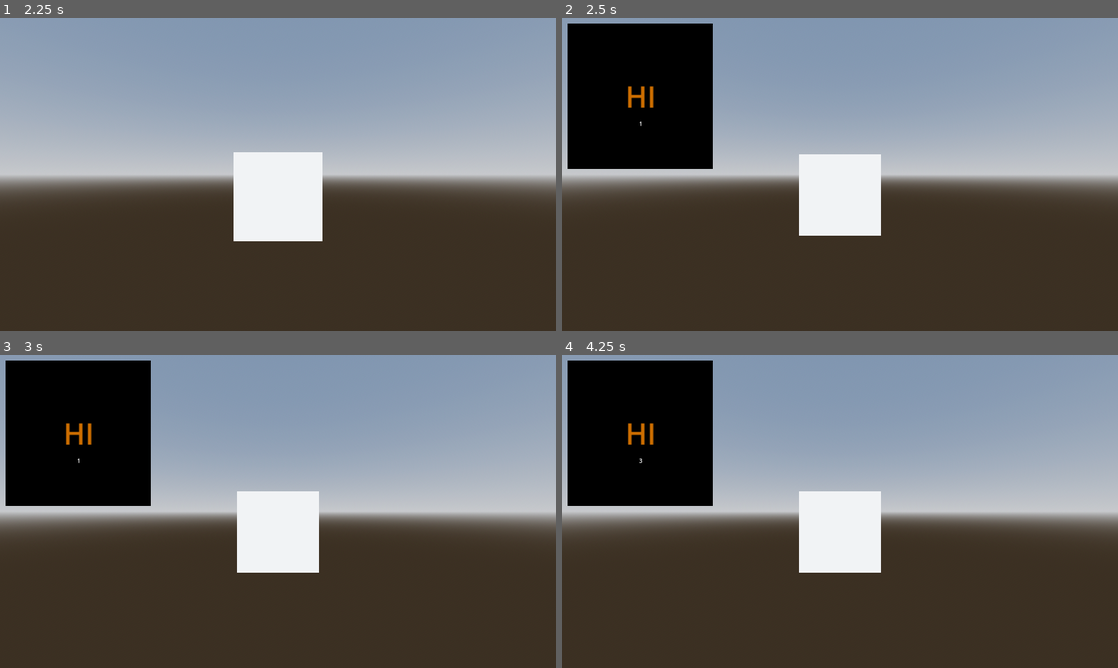
Above: before the commit, frames 1-4 (two rows, left to right).
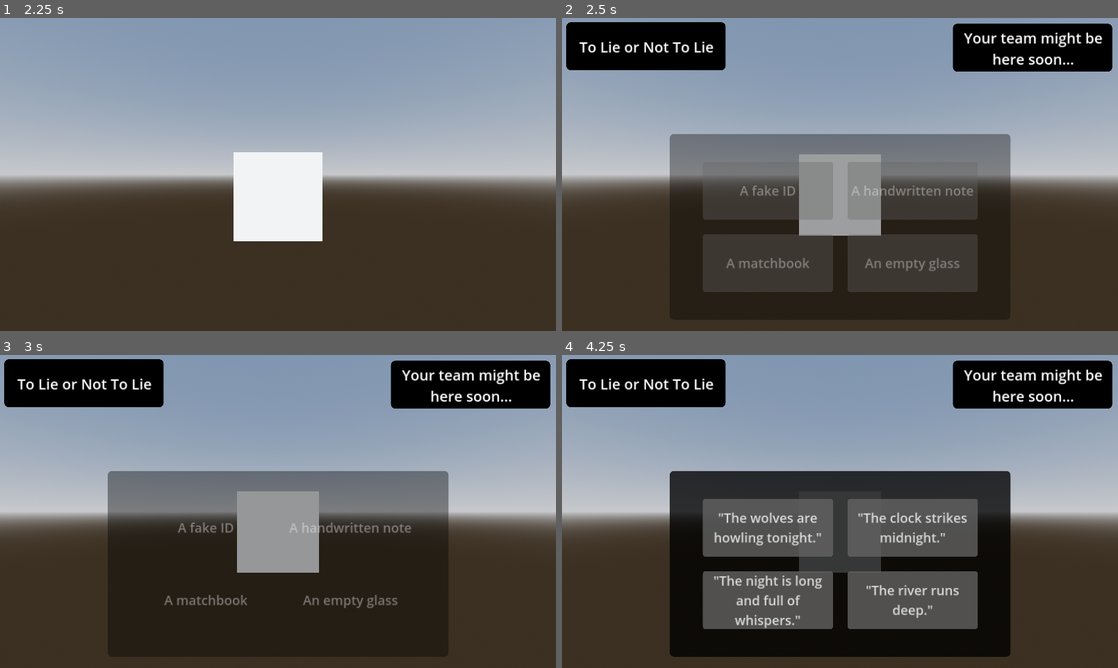
Above: after the commit, the same moments.

Repository: ZaneWallace20/Game_Jam
Game: Godot game, scene res://Scenes/home.tscn
Two runs of this game, one before a commit and one after it. Both use one fixed random seed, a clock stepped at 60 frames per second and the inputs below.
Inputs (mouse positions are in pixels of both pictures, inside the frame that each line leads up to):
- Up to frame 1 (2.25 s): click "Start" at 0.5 s; tap Enter at 1.25 s
- Up to frame 2 (2.5 s): no input
- Up to frame 3 (3 s): click (205, 527) at 2.75 s, where only the run after the commit has a clickable "A fake ID"
- Up to frame 4 (4.25 s): click (767, 527) at 3.5 s, where only the run after the commit has a clickable "'All targets have been neutra…"

Frame 1 is identical in both runs. In frame 2, 26% of the frame differs, in the area x 0-99%, y 1-81%; in frame 3, 28%; in frame 4, 48%, in the area x 0-99%, y 1-97%.
Error after the commit: Out of bounds get index '0' (on base: 'Array[Dictionary]') (res://Scene_Code/main_room.gd:46)

Commit message:
Prototype
Got a it working, currently cannot win/lose. Needs option to say the truth or to risk the lie. Will need some sort of tutorial. Happy with the progress thus far.

Diff:
--- a/Game/Files/questions.json
+++ b/Game/Files/questions.json
@@ -344,18 +344,18 @@
 		"Yes",
 		"No",
 		"Only if absolutely necessary",
-		"Only if attacked",
+		"Only if attacked"
 	  ]
 	},
 		{
-	  "question": "Does your team know you are hear",
+	  "question": "Does your team know you are here?",
 	  "is_mcq": true,
 	  "user_data": "",
 	  "options": [
 		"Yes",
 		"No",
 		"They will never know",
-		"They will know in under an hour",
+		"They will know in under an hour"
 	  ]
 	}
   ]
--- /dev/null
+++ b/Game/Imports/file_pross.gd
@@ -0,0 +1,19 @@
+
+extends Node
+
+
+func get_questions():
+
+	var data = JSON.parse_string(read("res://Files/questions.json"))
+
+	return data
+
+func read(filePath):
+
+	var file = FileAccess.open(filePath, FileAccess.READ)
+	if !FileAccess.file_exists(filePath):
+		return "0"
+	var content = file.get_as_text()
+	file.close()
+
+	return content
--- /dev/null
+++ b/Game/Imports/hud_button_label.tres
@@ -0,0 +1,9 @@
+[gd_resource type="LabelSettings" load_steps=2 format=3 uid="uid://kxbg6jrxfnpu"]
+
+[sub_resource type="SystemFont" id="SystemFont_v0agg"]
+font_names = PackedStringArray("Segoe UI")
+font_weight = 700
+
+[resource]
+font = SubResource("SystemFont_v0agg")
+font_size = 45
--- /dev/null
+++ b/Game/Imports/hud_label.tres
@@ -0,0 +1,9 @@
+[gd_resource type="LabelSettings" load_steps=2 format=3 uid="uid://p0nca57h64lu"]
+
+[sub_resource type="SystemFont" id="SystemFont_v0agg"]
+font_names = PackedStringArray("Segoe UI")
+font_weight = 700
+
+[resource]
+font = SubResource("SystemFont_v0agg")
+font_size = 50
--- /dev/null
+++ b/Game/Imports/panel.tres
@@ -0,0 +1,8 @@
+[gd_resource type="StyleBoxFlat" format=3 uid="uid://dppmslabyii8x"]
+
+[resource]
+bg_color = Color(0, 0, 0, 1)
+corner_radius_top_left = 15
+corner_radius_top_right = 15
+corner_radius_bottom_right = 15
+corner_radius_bottom_left = 15
--- a/Game/Scene_Code/hud.gd
+++ b/Game/Scene_Code/hud.gd
@@ -1,15 +1,53 @@
-extends Node2D
-@onready var seconds: Label = $ColorRect/Label/Seconds
-@onready var hud: Node2D = $"."
+extends Control
+@onready var hud: Control = $"."
+@onready var button_grid: GridContainer = $buttons_background/button_grid
+@onready var button: Button = $buttons_background/button_grid/temp_button
 
+@onready var animation_player: AnimationPlayer = $AnimationPlayer
+@onready var buttons_background: Panel = $buttons_background
+
+@onready var main_room := $".."
 var total_seconds = 0
+
+func reset_grid():
+	button.get_child(0).text = "Lie"
+
+	var temp_button = button.duplicate()
+
+	temp_button.get_child(0).text = "Truth"
+
+	button_grid.add_child(temp_button)
+	button_grid.set_anchors_preset(Control.PRESET_CENTER)
+
+func set_up_questions(data: Array):
+	animation_player.play("show_buttons")
+	for i in button_grid.get_children():
+		if i.name != "temp_button":
+			i.free()
+	button.disabled = false
+	button.disconnect("pressed",self.pressed)
+	button.connect("pressed",self.pressed.bind(data[0]))
+	button.get_child(0).text = data[0]
+	data.pop_at(0)
+
+
+	for i in data:
+		var temp_button = button.duplicate()
+		temp_button.disconnect("pressed",self.pressed)
+		temp_button.connect("pressed",self.pressed.bind(i))
+		temp_button.get_child(0).text = i
+		button_grid.add_child(temp_button)
 
 # Called when the node enters the scene tree for the first time.
 func _ready() -> void:
-	pass # Replace with function body.
+	button.connect("pressed",self.pressed.bind(""))
+
+	reset_grid()
 
 
-# Called every frame. 'delta' is the elapsed time since the previous frame.
-func _process(delta: float) -> void:
-	seconds.text = str(round(total_seconds))
-	total_seconds += delta
+func pressed(data: String) -> void:
+	animation_player.play_backwards("show_buttons")
+	main_room.answered_question(data)
+	print("CLICK")
+	for i in button_grid.get_children():
+		i.disabled = true
--- a/Game/Scene_Code/main_room.gd
+++ b/Game/Scene_Code/main_room.gd
@@ -1,17 +1,138 @@
 extends Node3D
 
 @onready var animation_player: AnimationPlayer = $AnimationPlayer
-@onready var hud: Node2D = $Hud
+@onready var hud: Control = $Hud
+
+@onready var static_player: AudioStreamPlayer = $static
+
+
+var voices: Array[Dictionary] = DisplayServer.tts_get_voices()
+
+var static_playing = false
+
+var questions: Array
+
+var File_Pros = preload("res://Imports/file_pross.gd").new()
+
+var rng = RandomNumberGenerator.new()
+
+var correct = [
+	"Very well",
+	"Ok, moving on.",
+	"Noted",
+	"I see",
+	"Unexpected result",
+	"This cooperation will help you."
+
+	]
+
+var correct_num = 0
+
+var incorrect = [
+	"Lying gets you nowhere.","I fail to understand.",
+	"Lying will only make me want to kill you more.",
+	"Do you want to die here?",
+	"Do you think you are helping your country with this lie?",
+	"What do you have to gain with lying.",
+	"Don't test our patience."
+	]
+
+var incorrect_num = 0
+
+var question_num = 0
+func speek(text: String):
+
+	static_player.play()
+	var selected_voice = voices[0]["id"]
+
+	static_playing = true
+	DisplayServer.tts_speak(text, selected_voice,50,0,0.9)
+	while DisplayServer.tts_is_speaking():
+		await get_tree().create_timer(0.25).timeout
+
+
+func speek_correct():
+	await get_tree().create_timer(0.5).timeout
+	speek(correct[correct_num])
+	correct_num += 1
+
+	if correct_num == len(correct):
+		correct_num = 0
+		correct.shuffle()
+
+func speek_incorrect():
+
+	speek(incorrect[incorrect_num])
+	incorrect_num += 1
+
+	if incorrect_num == len(incorrect):
+		incorrect_num = 0
+		incorrect.shuffle()
+
+func ask_question():
+
+	await speek(questions[question_num]["question"])
+
+
+	var loop_amount = 4
+
+	var temp_ask = questions[question_num]["options"].duplicate(true)
+	var send_data = []
+
+	if questions[question_num]["user_data"] != "":
+		send_data = [questions[question_num]["user_data"]]
+		temp_ask.pop_at(temp_ask.find(send_data))
+		loop_amount = 3
+		print(send_data)
+		print(temp_ask)
+		print("\n\n\n\n")
+
+
+	for i in range(loop_amount):
+		var option_num = rng.randi_range(0,len(temp_ask)-1)
+		send_data.append(temp_ask[option_num])
+		temp_ask.pop_at(option_num)
+
+	send_data.shuffle()
+
+	hud.set_up_questions(send_data)
 
 # Called when the node enters the scene tree for the first time.
 func _ready() -> void:
 	animation_player.play("zoom_out")
+	questions = File_Pros.get_questions()["lies"]
+	questions.shuffle()
+	correct.shuffle()
+	incorrect.shuffle()
 
 
 func _on_animation_player_animation_finished(anim_name: StringName) -> void:
 	if anim_name == "zoom_out":
 		hud.visible = true
+		Input.mouse_mode = Input.MOUSE_MODE_VISIBLE
+		await speek("Testing testing, it is time to start. We will be using this voice modifier for, obvious reasons.")
+
+		ask_question()
+
+func answered_question(data: String):
+	if questions[question_num]["user_data"] == "":
+		await speek_correct()
+		questions[question_num]["user_data"] = data
+	elif questions[question_num]["user_data"] == data:
+		await speek_correct()
+	else:
+		await speek_incorrect()
+
+	question_num += 1
+	if question_num >= len(questions)/ 2:
+		questions.shuffle()
+		question_num = 0
+
+
+	ask_question()
 
 # Called every frame. 'delta' is the elapsed time since the previous frame.
 func _process(delta: float) -> void:
-	pass
+	if !DisplayServer.tts_is_speaking() && static_playing:
+		static_player.stop()
+		static_playing = false
--- a/Game/Scenes/hud.tscn
+++ b/Game/Scenes/hud.tscn
@@ -1,25 +1,260 @@
-[gd_scene load_steps=4 format=3 uid="uid://mwp1yp21x23k"]
+[gd_scene load_steps=19 format=3 uid="uid://mwp1yp21x23k"]
 
 [ext_resource type="Script" path="res://Scene_Code/hud.gd" id="1_a7ow0"]
-
-[sub_resource type="LabelSettings" id="LabelSettings_6d1l5"]
-font_size = 100
-font_color = Color(0.803922, 0.431373, 0, 1)
-
-[sub_resource type="LabelSettings" id="LabelSettings_sqhi8"]
-font_size = 20
-
-[node name="Hud" type="Node2D"]
+[ext_resource type="LabelSettings" uid="uid://p0nca57h64lu" path="res://Imports/hud_label.tres" id="2_23xcy"]
+[ext_resource type="StyleBox" uid="uid://dppmslabyii8x" path="res://Imports/panel.tres" id="2_nscj8"]
+[ext_resource type="LabelSettings" uid="uid://kxbg6jrxfnpu" path="res://Imports/hud_button_label.tres" id="3_f506y"]
+
+[sub_resource type="Animation" id="Animation_s2vj2"]
+length = 0.001
+tracks/0/type = "bezier"
+tracks/0/imported = false
+tracks/0/enabled = true
+tracks/0/path = NodePath(".:modulate:r")
+tracks/0/interp = 1
+tracks/0/loop_wrap = true
+tracks/0/keys = {
+"handle_modes": PackedInt32Array(0),
+"points": PackedFloat32Array(1, -0.125, 0, 0.125, 0),
+"times": PackedFloat32Array(0)
+}
+tracks/1/type = "bezier"
+tracks/1/imported = false
+tracks/1/enabled = true
+tracks/1/path = NodePath(".:modulate:g")
+tracks/1/interp = 1
+tracks/1/loop_wrap = true
+tracks/1/keys = {
+"handle_modes": PackedInt32Array(0),
+"points": PackedFloat32Array(1, -0.125, 0, 0.125, 0),
+"times": PackedFloat32Array(0)
+}
+tracks/2/type = "bezier"
+tracks/2/imported = false
+tracks/2/enabled = true
+tracks/2/path = NodePath(".:modulate:b")
+tracks/2/interp = 1
+tracks/2/loop_wrap = true
+tracks/2/keys = {
+"handle_modes": PackedInt32Array(0),
+"points": PackedFloat32Array(1, -0.125, 0, 0.125, 0),
+"times": PackedFloat32Array(0)
+}
+tracks/3/type = "bezier"
+tracks/3/imported = false
+tracks/3/enabled = true
+tracks/3/path = NodePath(".:modulate:a")
+tracks/3/interp = 1
+tracks/3/loop_wrap = true
+tracks/3/keys = {
+"handle_modes": PackedInt32Array(0),
+"points": PackedFloat32Array(0, -0.125, 0, 0.125, 0),
+"times": PackedFloat32Array(0)
+}
+tracks/4/type = "value"
+tracks/4/imported = false
+tracks/4/enabled = true
+tracks/4/path = NodePath(".:visible")
+tracks/4/interp = 1
+tracks/4/loop_wrap = true
+tracks/4/keys = {
+"times": PackedFloat32Array(0),
+"transitions": PackedFloat32Array(1),
+"update": 1,
+"values": [false]
+}
+
+[sub_resource type="Animation" id="Animation_8xkd2"]
+resource_name = "show_buttons"
+length = 0.27
+tracks/0/type = "bezier"
+tracks/0/imported = false
+tracks/0/enabled = true
+tracks/0/path = NodePath(".:modulate:r")
+tracks/0/interp = 1
+tracks/0/loop_wrap = true
+tracks/0/keys = {
+"handle_modes": PackedInt32Array(0, 0),
+"points": PackedFloat32Array(1, -0.125, 0, 0.125, 0, 1, -0.125, 0, 0.125, 0),
+"times": PackedFloat32Array(0, 0.233333)
+}
+tracks/1/type = "bezier"
+tracks/1/imported = false
+tracks/1/enabled = true
+tracks/1/path = NodePath(".:modulate:g")
+tracks/1/interp = 1
+tracks/1/loop_wrap = true
+tracks/1/keys = {
+"handle_modes": PackedInt32Array(0, 0),
+"points": PackedFloat32Array(1, -0.125, 0, 0.125, 0, 1, -0.125, 0, 0.125, 0),
+"times": PackedFloat32Array(0, 0.233333)
+}
+tracks/2/type = "bezier"
+tracks/2/imported = false
+tracks/2/enabled = true
+tracks/2/path = NodePath(".:modulate:b")
+tracks/2/interp = 1
+tracks/2/loop_wrap = true
+tracks/2/keys = {
+"handle_modes": PackedInt32Array(0, 0),
+"points": PackedFloat32Array(1, -0.125, 0, 0.125, 0, 1, -0.125, 0, 0.125, 0),
+"times": PackedFloat32Array(0, 0.233333)
+}
+tracks/3/type = "bezier"
+tracks/3/imported = false
+tracks/3/enabled = true
+tracks/3/path = NodePath(".:modulate:a")
+tracks/3/interp = 1
+tracks/3/loop_wrap = true
+tracks/3/keys = {
+"handle_modes": PackedInt32Array(0, 0),
+"points": PackedFloat32Array(0, -0.125, 0, 0.125, 0, 1, -0.125, 0, 0.125, 0),
+"times": PackedFloat32Array(0, 0.233333)
+}
+tracks/4/type = "value"
+tracks/4/imported = false
+tracks/4/enabled = true
+tracks/4/path = NodePath(".:visible")
+tracks/4/interp = 1
+tracks/4/loop_wrap = true
+tracks/4/keys = {
+"times": PackedFloat32Array(0, 0.01),
+"transitions": PackedFloat32Array(1, 1),
+"update": 1,
+"values": [false, true]
+}
+
+[sub_resource type="AnimationLibrary" id="AnimationLibrary_xdvx5"]
+_data = {
+"RESET": SubResource("Animation_s2vj2"),
+"show_buttons": SubResource("Animation_8xkd2")
+}
+
+[sub_resource type="StyleBoxEmpty" id="StyleBoxEmpty_dnrdj"]
+
+[sub_resource type="StyleBoxEmpty" id="StyleBoxEmpty_5tkoa"]
+
+[sub_resource type="StyleBoxEmpty" id="StyleBoxEmpty_jawel"]
+
+[sub_resource type="StyleBoxEmpty" id="StyleBoxEmpty_gy1ap"]
+
+[sub_resource type="StyleBoxEmpty" id="StyleBoxEmpty_mobvw"]
+
+[sub_resource type="StyleBoxEmpty" id="StyleBoxEmpty_s6tbc"]
+
+[sub_resource type="StyleBoxFlat" id="StyleBoxFlat_rypm7"]
+bg_color = Color(0.784314, 0.784314, 0.784314, 0.784314)
+border_color = Color(0.8, 0.8, 0.8, 0)
+corner_radius_top_left = 10
+corner_radius_top_right = 10
+corner_radius_bottom_right = 10
+corner_radius_bottom_left = 10
+
+[sub_resource type="StyleBoxEmpty" id="StyleBoxEmpty_euafw"]
+
+[sub_resource type="StyleBoxFlat" id="StyleBoxFlat_o1b30"]
+bg_color = Color(0.392157, 0.392157, 0.392157, 1)
+border_color = Color(0.8, 0.8, 0.8, 0)
+corner_radius_top_left = 10
+corner_radius_top_right = 10
+corner_radius_bottom_right = 10
+corner_radius_bottom_left = 10
+
+[sub_resource type="StyleBoxEmpty" id="StyleBoxEmpty_si3rr"]
+
+[sub_resource type="StyleBoxFlat" id="StyleBoxFlat_4tdh4"]
+bg_color = Color(0.392157, 0.392157, 0.392157, 1)
+corner_radius_top_left = 10
+corner_radius_top_right = 10
+corner_radius_bottom_right = 10
+corner_radius_bottom_left = 10
+
+[node name="Hud" type="Control"]
+layout_mode = 3
+anchors_preset = 15
+anchor_right = 1.0
+anchor_bottom = 1.0
+grow_horizontal = 2
+grow_vertical = 2
 script = ExtResource("1_a7ow0")
 
-[node name="ColorRect" type="ColorRect" parent="."]
-offset_left = 20.0
-offset_top = 20.0
-offset_right = 520.0
-offset_bottom = 520.0
-color = Color(0, 0, 0, 1)
-
-[node name="Label" type="Label" parent="ColorRect"]
+[node name="AnimationPlayer" type="AnimationPlayer" parent="."]
+root_node = NodePath("../buttons_background")
+libraries = {
+"": SubResource("AnimationLibrary_xdvx5")
+}
+
+[node name="buttons_background" type="Panel" parent="."]
+visible = false
+modulate = Color(1, 1, 1, 0)
+layout_mode = 1
+anchors_preset = 8
+anchor_left = 0.5
+anchor_top = 0.5
+anchor_right = 0.5
+anchor_bottom = 0.5
+offset_left = -588.0
+offset_top = -140.0
+offset_right = 589.0
+offset_bottom = 501.0
+grow_horizontal = 2
+grow_vertical = 2
+theme_override_styles/panel = ExtResource("2_nscj8")
+
+[node name="button_grid" type="GridContainer" parent="buttons_background"]
+layout_mode = 1
+anchors_preset = 8
+anchor_left = 0.5
+anchor_top = 0.5
+anchor_right = 0.5
+anchor_bottom = 0.5
+offset_left = -424.5
+offset_top = -100.0
+offset_right = 424.5
+offset_bottom = 100.0
+grow_horizontal = 2
+grow_vertical = 2
+theme_override_constants/h_separation = 50
+theme_override_constants/v_separation = 50
+columns = 2
+
+[node name="temp_button" type="Button" parent="buttons_background/button_grid"]
+custom_minimum_size = Vector2(450, 200)
+layout_mode = 2
+theme_override_styles/focus = SubResource("StyleBoxEmpty_dnrdj")
+theme_override_styles/disabled_mirrored = SubResource("StyleBoxEmpty_5tkoa")
+theme_override_styles/disabled = SubResource("StyleBoxEmpty_jawel")
+theme_override_styles/hover_pressed_mirrored = SubResource("StyleBoxEmpty_gy1ap")
+theme_override_styles/hover_pressed = SubResource("StyleBoxEmpty_mobvw")
+theme_override_styles/hover_mirrored = SubResource("StyleBoxEmpty_s6tbc")
+theme_override_styles/hover = SubResource("StyleBoxFlat_rypm7")
+theme_override_styles/pressed_mirrored = SubResource("StyleBoxEmpty_euafw")
+theme_override_styles/pressed = SubResource("StyleBoxFlat_o1b30")
+theme_override_styles/normal_mirrored = SubResource("StyleBoxEmpty_si3rr")
+theme_override_styles/normal = SubResource("StyleBoxFlat_4tdh4")
+disabled = true
+
+[node name="text" type="Label" parent="buttons_background/button_grid/temp_button"]
+layout_mode = 1
+anchors_preset = 15
+anchor_right = 1.0
+anchor_bottom = 1.0
+grow_horizontal = 2
+grow_vertical = 2
+label_settings = ExtResource("3_f506y")
+horizontal_alignment = 1
+vertical_alignment = 1
+autowrap_mode = 3
+
+[node name="color_background" type="Panel" parent="."]
+layout_mode = 1
+offset_left = 15.0
+offset_top = 15.0
+offset_right = 565.0
+offset_bottom = 180.0
+theme_override_styles/panel = ExtResource("2_nscj8")
+
+[node name="Label" type="Label" parent="color_background"]
 layout_mode = 1
 anchors_preset = 8
 anchor_left = 0.5
@@ -33,23 +268,41 @@
 grow_horizontal = 2
 grow_vertical = 2
 size_flags_horizontal = 4
-text = "HI"
-label_settings = SubResource("LabelSettings_6d1l5")
-horizontal_alignment = 1
-
-[node name="Seconds" type="Label" parent="ColorRect/Label"]
-layout_mode = 1
-anchors_preset = 7
-anchor_left = 0.5
-anchor_top = 1.0
-anchor_right = 0.5
-anchor_bottom = 1.0
-offset_left = -55.0
-offset_top = 10.0
-offset_right = 55.0
-offset_bottom = 38.0
-grow_horizontal = 2
-grow_vertical = 0
-label_settings = SubResource("LabelSettings_sqhi8")
+text = "To Lie or Not To Lie"
+label_settings = ExtResource("2_23xcy")
 horizontal_alignment = 1
 vertical_alignment = 1
+
+[node name="color_background2" type="Panel" parent="."]
+layout_mode = 1
+anchors_preset = 1
+anchor_left = 1.0
+anchor_right = 1.0
+offset_left = -570.0
+offset_top = 20.0
+offset_right = -20.0
+offset_bottom = 185.0
+grow_horizontal = 0
+theme_override_styles/panel = ExtResource("2_nscj8")
+
+[node name="Label" type="Label" parent="color_background2"]
+layout_mode = 1
+anchors_preset = 8
+anchor_left = 0.5
+anchor_top = 0.5
+anchor_right = 0.5
+anchor_bottom = 0.5
+offset_left = -53.0
+offset_top = -68.5
+offset_right = 57.0
+offset_bottom = 71.5
+grow_horizontal = 2
+grow_vertical = 2
+size_flags_horizontal = 4
+text = "Your team might be
+here soon..."
+label_settings = ExtResource("2_23xcy")
+horizontal_alignment = 1
+vertical_alignment = 1
+
+[connection signal="animation_finished" from="AnimationPlayer" to="." method="_on_animation_player_animation_finished"]
--- a/Game/Scenes/main_room.tscn
+++ b/Game/Scenes/main_room.tscn
@@ -1,8 +1,23 @@
-[gd_scene load_steps=10 format=3 uid="uid://bl7bpuon2fxix"]
+[gd_scene load_steps=11 format=3 uid="uid://bl7bpuon2fxix"]
 
 [ext_resource type="Script" path="res://Scene_Code/main_room.gd" id="1_12hge"]
 [ext_resource type="PackedScene" uid="uid://mwp1yp21x23k" path="res://Scenes/hud.tscn" id="1_xx0al"]
 [ext_resource type="PackedScene" uid="uid://cjcty7p4rm4e" path="res://Imports/tv.tscn" id="3_1t4bp"]
+[ext_resource type="AudioStream" uid="uid://bdetlki2crx04" path="res://audio/static.mp3" id="4_5j5bt"]
+
+[sub_resource type="Animation" id="Animation_drna6"]
+length = 0.001
+tracks/0/type = "bezier"
+tracks/0/imported = false
+tracks/0/enabled = true
+tracks/0/path = NodePath(".:fov")
+tracks/0/interp = 1
+tracks/0/loop_wrap = true
+tracks/0/keys = {
+"handle_modes": PackedInt32Array(0),
+"points": PackedFloat32Array(1, -0.25, 0, 0.25, 0),
+"times": PackedFloat32Array(0)
+}
 
 [sub_resource type="Animation" id="Animation_jpqu4"]
 resource_name = "zoom_out"
@@ -17,20 +32,6 @@
 "handle_modes": PackedInt32Array(0, 0),
 "points": PackedFloat32Array(1, -0.25, 0, 0.25, 0, 75, -0.25, 0, 0.25, 0),
 "times": PackedFloat32Array(0, 0.733333)
-}
-
-[sub_resource type="Animation" id="Animation_drna6"]
-length = 0.001
-tracks/0/type = "bezier"
-tracks/0/imported = false
-tracks/0/enabled = true
-tracks/0/path = NodePath(".:fov")
-tracks/0/interp = 1
-tracks/0/loop_wrap = true
-tracks/0/keys = {
-"handle_modes": PackedInt32Array(0),
-"points": PackedFloat32Array(1, -0.25, 0, 0.25, 0),
-"times": PackedFloat32Array(0)
 }
 
 [sub_resource type="AnimationLibrary" id="AnimationLibrary_6tccb"]
@@ -76,4 +77,8 @@
 [node name="Cam" type="Camera3D" parent="."]
 fov = 1.0
 
+[node name="static" type="AudioStreamPlayer" parent="."]
+stream = ExtResource("4_5j5bt")
+volume_db = -8.0
+
 [connection signal="animation_finished" from="AnimationPlayer" to="." method="_on_animation_player_animation_finished"]
--- a/Game/project.godot
+++ b/Game/project.godot
@@ -15,9 +15,14 @@
 config/features=PackedStringArray("4.3", "Mobile")
 config/icon="res://icon.svg"
 
+[audio]
+
+general/text_to_speech=true
+
 [autoload]
 
 Global="*res://Imports/Global.gd"
+TextToSpeechEngine="*res://addons/texttospeech/TextToSpeechEngine.gd"
 
 [display]
 
@@ -27,6 +32,10 @@
 window/size/resizable=false
 window/stretch/mode="canvas_items"
 
+[editor_plugins]
+
+enabled=PackedStringArray("res://addons/texttospeech/plugin.cfg")
+
 [rendering]
 
 renderer/rendering_method="mobile"
Not shown, added: Game/audio/static.mp3.import
Not shown, added: Game/Files/PowerShellScript.ps1
Not shown, added: Game/audio/static.mp3
Not shown, added: Game/godot-text-to-speech-dc2eee99389c92cab224db56f59d3ded39fcf95c.zip
Not shown, added: thing.wav
Not shown, added: tts.ps1
